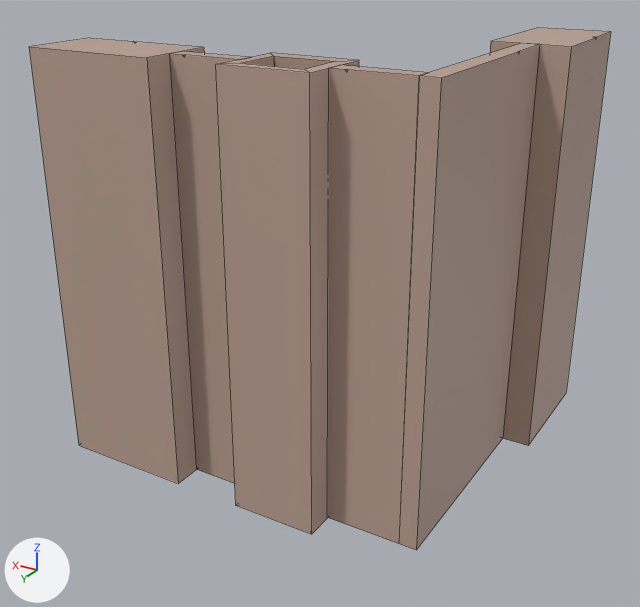
The FBX model Assets/Modelos/Nivel/Nivel1.fbx as it was, and as the next commit left it.
Both versions are drawn from a 50 mm lens placed at (-42.7, 146.7, 17.0), pointed at (26.8, 30.9, -40.9). Every picture has the same lights, and +X, +Y and +Z are marked at lower left. Mesh edges are drawn as thin lines.

Before the edit, the objects in view are built like this:
```python
me_cubo_024 = bpy.data.meshes.new('Cubo.024')
me_cubo_024.from_pydata(...)  # 13 vertices, 8 faces; spans x -1.0..1.0, y -1.0..2.6, z -1.0..96.9
me_cubo_024.materials.append(mat_pricipal)  # beige #bba193
me_cubo_027 = bpy.data.meshes.new('Cubo.027')
me_cubo_027.from_pydata(...)  # 13 vertices, 8 faces; spans x -1.0..1.0, y -1.0..0.9, z -1.0..96.9
me_cubo_027.materials.append(mat_pricipal_003)  # beige #bba193
me_cubo_028 = bpy.data.meshes.new('Cubo.028')
me_cubo_028.from_pydata(...)  # 13 vertices, 8 faces; spans x -1.0..1.0, y -1.0..2.6, z -1.0..96.9
me_cubo_028.materials.append(mat_pricipal_004)  # beige #bba193
ob_n1_plataforma = bpy.data.objects.new('N1-Plataforma', me_cubo_024)
ob_n1_plataforma.location = (0.0, 0.0, 0.0)
ob_n1_plataforma.rotation_euler = (0.0, 0.0, 3.142)  # degrees (0, 0, 180)
ob_n1_plataforma.scale = (-6.07, -6.07, -0.679)
ob_n1_plataforma_003 = bpy.data.objects.new('N1-Plataforma.003', me_cubo_027)
ob_n1_plataforma_003.location = (33.0, 49.6, 0.0)
ob_n1_plataforma_003.rotation_euler = (0.0, 0.0, 1.571)  # degrees (0, 0, 90)
ob_n1_plataforma_003.scale = (-1.41, -6.07, -0.679)
ob_n1_plataforma_004 = bpy.data.objects.new('N1-Plataforma.004', me_cubo_028)
ob_n1_plataforma_004.location = (54.3, 49.6, 0.0)
ob_n1_plataforma_004.rotation_euler = (0.0, 0.0, -1.571)  # degrees (0, 0, -90)
ob_n1_plataforma_004.scale = (-6.07, -6.07, -0.679)
# also in view: 'N1-Plataforma.001' at (0.0, 33.4, -32.6); 'N1-Plataforma.005' at (20.2, 49.6, -32.6); 'N1-Plataforma.002' at (7.4, 49.6, -32.6)
```
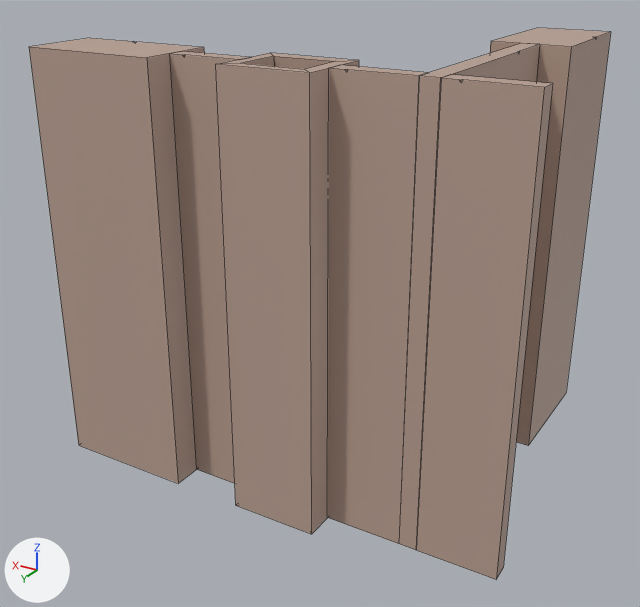
Pixel boxes [x1, y1, x2, y2] of what changed, in the pictures (640 x 607 px):
'N1-Plataforma.009', added: after [416, 75, 553, 579]
'N1-Plataforma.001', unchanged, covered by the edit: [399, 43, 539, 550] in both

Patch to the scene script:
```diff
--- a/Assets/Modelos/Nivel/Nivel1.fbx.py
+++ b/Assets/Modelos/Nivel/Nivel1.fbx.py
@@ me_cubo_132 @@
+me_cubo_132.from_pydata([(-1.0, -1.1, -1.0), (-1.0, -1.1, 96.9), (-1.0, 0.9, -1.0), (-1.0, 0.9, 96.9), (1.0, -1.1, -1.0), (1.0, -1.1, 96.9), (1.0, 0.9, -1.0), (1.0, 0.9, 96.9), (-1.0, 0.6, -1.0), (-1.0, 0.5, -1.0), (-1.0, 0.5, -0.5), (-0.9, 0.5, -1.0), (-1.0, 0.5, -0.8)], [], [(0, 1, 3, 2, 8, 10, 9), (2, 3, 7, 6), (6, 7, 5, 4), (4, 5, 1, 0), (2, 6, 4, 0, 9, 11, 8), (7, 3, 1, 5), (9, 10, 8, 12), (8, 11, 9, 12)])
+me_cubo_132.materials.append(mat_pricipal_001)  # beige #bba193
@@ ob_n1_plataforma_009 @@
+ob_n1_plataforma_009 = bpy.data.objects.new('N1-Plataforma.009', me_cubo_132)
+ob_n1_plataforma_009.location = (-6.8, 49.6, 0.0)
+ob_n1_plataforma_009.rotation_euler = (0.0, 0.0, 1.571)  # degrees (0, 0, 90)
+ob_n1_plataforma_009.scale = (-1.41, -6.07, -0.679)
```
